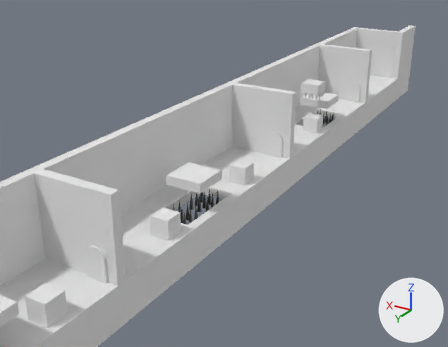
What one commit did to the Blender file Assets/Objects/level05.blend.
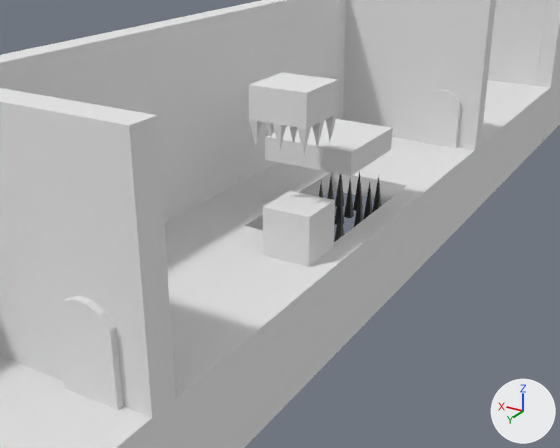
Old and new are each drawn from a 50 mm lens placed at (-17.94, 25.02, 14.13), pointed at (1.62, -7.58, -2.17) and again close up from a 50 mm lens placed at (-9.31, -0.3, 6.67), pointed at (-2.5, -11.65, 1.0). Lighting does not change. The marker at lower right points along +X, +Y and +Z.
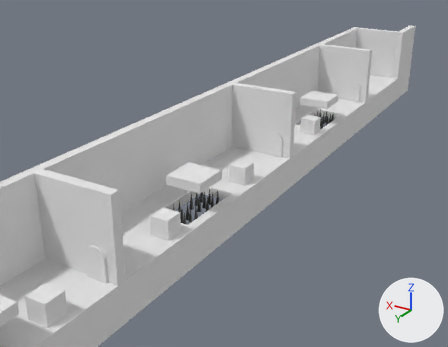
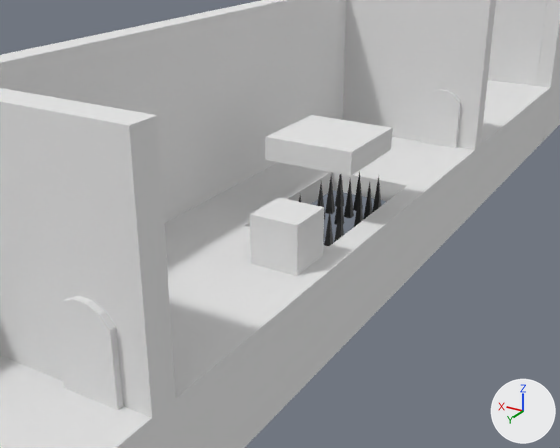
What differs and where, as boxes [x1, y1, x2, y2] in the close-ups (560 x 448 px):
'Cube.023', moved
    before: [263, 190, 335, 267]
    after: [250, 197, 324, 276]
'SpikeCube.001', deleted
    before: [249, 73, 338, 155]
'Cube.110', unchanged, uncovered by the edit
    before: [286, 70, 319, 127]
    after: [281, 70, 319, 129]

Diff of the bpy script that builds the scene:
```diff
--- a/Assets/Objects/level05.blend.py
+++ b/Assets/Objects/level05.blend.py
@@ ob_spikecube_001 @@
-ob_spikecube_001 = bpy.data.objects.new('SpikeCube.001', me_cube_005)
-ob_spikecube_001.location = (-2.41, -12.28, 3.2)
-ob_spikecube_001.rotation_euler = (0.0, 3.142, 0.0)  # degrees (0, 180, 0)
-ob_spikecube_001.scale = (0.587, 0.587, 0.316)
@@ ob_cube_023 @@
 ob_cube_023 = bpy.data.objects.new('Cube.023', me_cube_017)
-ob_cube_023.location = (-2.6, -12.19, 0.75)
+ob_cube_023.location = (-2.6, -11.75, 0.75)
 ob_cube_023.scale = (0.5, 0.5, 0.5)
```
